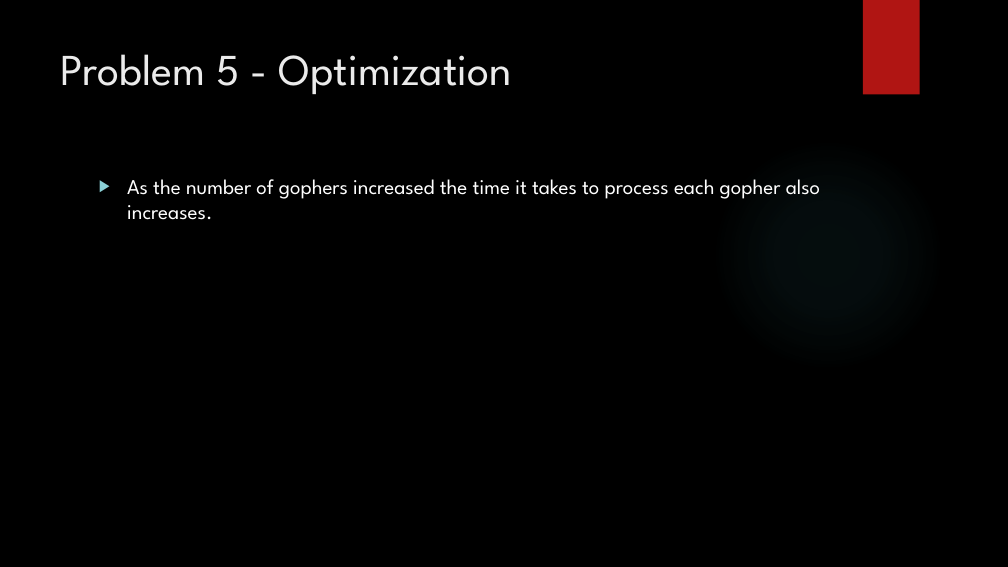
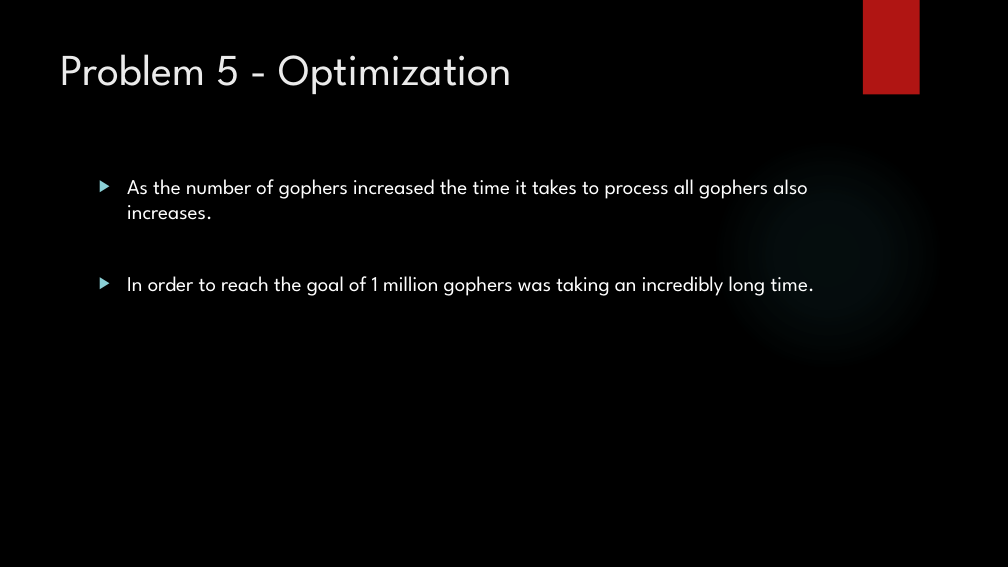
Before and after one commit to jaminologist/GopherLife, a slide deck: slide 25 of GopherLife.pptx (slide 24 before the commit). Drawn at 1008x567 pixels with LibreOffice and Linux fonts; fonts in the diff are those of the drawing; background and template pictures are left out. Boxes give left, top, right and bottom in pixels: in the first picture for what was removed or moved away, otherwise in the second. Text is boxed around its words. In the diff, an @@ line names an element or a change of style, - is before the commit and + after.

```diff
--- a/GopherLife.pptx
+++ b/GopherLife.pptx
@@ text at [127, 179, 815, 296]: text changed @@
-▶ As the number of gophers increased the time it takes to process each gopher also increases.
+▶ As the number of gophers increased the time it takes to process all gophers also increases.
+▶ In order to reach the goal of 1 million gophers was taking an incredibly long time.
```
Also in this commit, not shown: 14 other slides changed, 17 slides added, 15 slides removed, 8 other files.
